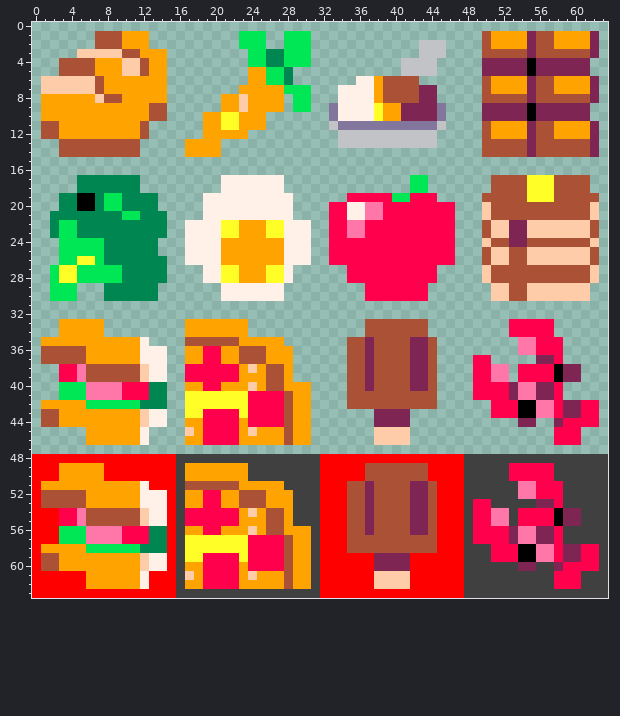
File history of a pixel-art sprite, resources/img/item/foods.png. The picture above was drawn from the file before the commit.
The file is 64x64 pixels.
After:
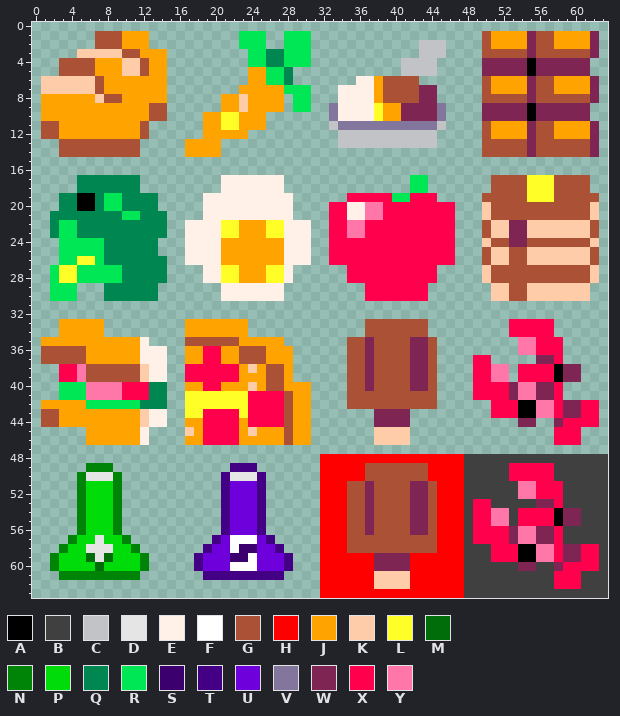
Palette (. is transparent): A #000000  B #404040  C #c2c3c7  D #e5e5e5  E #fff1e8  F #ffffff  G #ab5236  H #ff0000  J #ffa300  K #ffccaa  L #ffff27  M #006d0a  N #008408  P #00db0a  Q #008751  R #00e756  S #3b006d  T #430084  U #6d00db  V #83769c  W #7e2553  X #ff004d  Y #ff77a8
Changes in this commit:
@@ x 0..33 @@
 47 ..................................
-48 HHHHHHHHHHHHHHHHBBBBBBBBBBBBBBBBHH
-49 HHHJJJJJHHHHHHHHBJJJJJJJBBBBBBBBHH
-50 HHHJJJJJHHHHHHHHBJJJJJJJBBBBBBBBHH
-51 HJJJJJJJJJJJEHHHBGGGGGGJJJJJBBBBHH
-52 HGGGGGJJJJJJEEEHBJJXXJJGGGJJJBBBHH
-53 HGGGGGJJJJJJEEEHBJJXXJJGGGJJJBBBHH
-54 HHHXXYGGGGGGKEEHBXXXXXXJKJGGJBBBHH
-55 HHHXXYGGGGGGKEEHBXXXXXXJJJGGJBBBHH
-56 HHHRRRYYYYXXXQQHBJJXXJJJKJGGJJJBHH
-57 HHHRRRYYYYXXXQQHBLLLLLLLXXXXGJJBHH
-58 HJJJJJRRRRRRQQQHBLLLLLLLXXXXGJJBHH
-59 HGGJJJJJJJJJKEEHBLLXXXXLXXXXGJJBHH
-60 HGGJJJJJJJJJKEEHBJJXXXXJXXXXGJJBHH
-61 HHHHHHJJJJJJEHHHBKJXXXXJKJJJGJJBHH
-62 HHHHHHJJJJJJEHHHBJJXXXXJJJJJGJJBHH
-63 HHHHHHHHHHHHHHHHBBBBBBBBBBBBBBBBHH
+48 ................................HH
+49 ......NNN.............TTT.......HH
+50 .....NDDDN...........TDDDT......HH
+51 .....NPPPN...........TUUUT......HH
+52 .....NPPPN...........TUUUT......HH
+53 .....NPPPN...........TUUUT......HH
+54 .....NPPPN...........TUUUT......HH
+55 .....NPPPN...........TUUUT......HH
+56 .....NPPPN...........TUUUT......HH
+57 ....NPPDPPN.........TUFFFUT.....HH
+58 ...NPPDDDPPN.......TUUFSSUUT....HH
+59 ..NPPPMDMPPPN.....TUUUSSFUUUT...HH
+60 ..NPPPPMPPPPN.....TUUUFFFUUUT...HH
+61 ...NNNNNNNNN.......TTTTTTTTT....HH
+62 ................................HH
+63 ................................HH
Changed places in both pictures, as pixel boxes (x1, y1, x2, y2):
changed: (32, 454, 320, 598)
